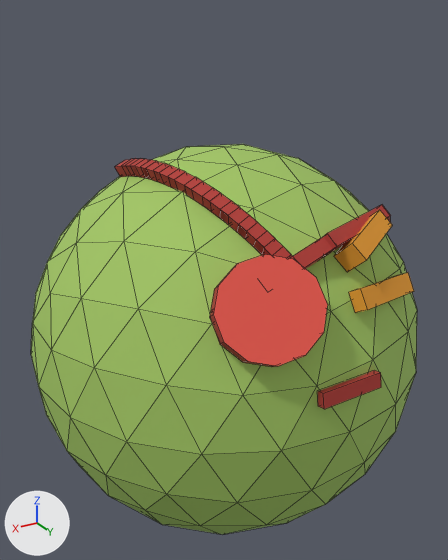
Two versions of the FBX model Assets/_Project/Art/City/Characters/CH_Mermo_T3_Blink.fbx, one commit apart.
Rendered twice from a 50 mm camera at (0.762, 1.268, 0.791) aimed at (-0.005, -0.009, 0.152). The axes (+X, +Y, +Z) are drawn at lower left. The lights are the same throughout. The picture after the commit comes second. Mesh edges are drawn as thin lines. Where no turn or scale is listed for an object, it has been applied to the vertices. Vertices at exactly the same position are counted once.

The older version as bpy lines, for what is in view:
```python
me_ch_mermo_t3_blink = bpy.data.meshes.new('CH_Mermo_T3_Blink')
me_ch_mermo_t3_blink.from_pydata(...)  # 354 vertices, 438 faces; spans x -0.511..0.5, y -0.5..0.502, z -0.5..0.5
me_ch_mermo_t3_blink.materials.append(mat_mat_citypalette)  # picture img_charpalette_png
ob_ch_mermo_t3_blink = bpy.data.objects.new('CH_Mermo_T3_Blink', me_ch_mermo_t3_blink)
ob_ch_mermo_t3_blink.location = (0.0, 0.0, 0.0)
```
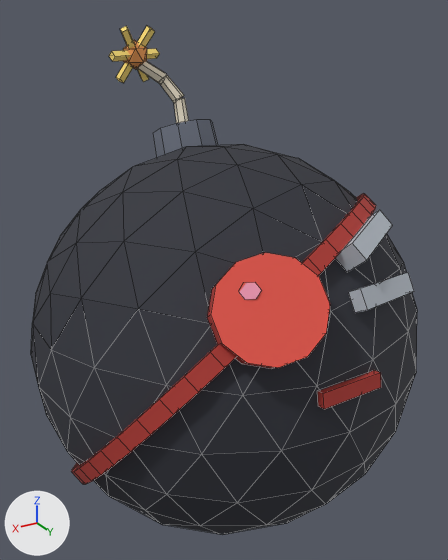
The edits, one by one:
me_ch_mermo_t3_blink is used by ob_ch_mermo_t3_blink; location (0.0, 0.0, 0.0).
me_ch_mermo_t3_blink had 354 vertices, 438 faces and spanned x -0.511..0.5, y -0.5..0.502, z -0.5..0.5.
me_ch_mermo_t3_blink now has 506 vertices, 569 faces and spans x -0.5..0.5, y -0.5..0.502, z -0.5..0.763.
me_ch_mermo_t3_blink part 1: a new loose piece, an icosphere of 20 faces spanning x 0.069..0.131, y -0.298..-0.238, z 0.66..0.73, in mat_mat_citypalette (picture img_charpalette_png).
me_ch_mermo_t3_blink part 2: the loose piece of 24 vertices spanning x 0.034..0.254, y 0.32..0.485, z 0.172..0.373 is rebuilt with 24 vertices and now spans x 0.029..0.259, y 0.317..0.489, z 0.168..0.377.
me_ch_mermo_t3_blink part 3: a new loose piece of 20 vertices spanning x -0.081..0.081, y -0.282..-0.097, z 0.404..0.545, in mat_mat_citypalette (picture img_charpalette_png).
me_ch_mermo_t3_blink part 4: 12 loose pieces with 96 vertices, spanning x -0.511..0.228, y -0.136..0.376, z 0.083..0.49, are deleted.
me_ch_mermo_t3_blink part 5: 4 vertices moved from x 0.056..0.109, y 0.355..0.402, z 0.324..0.376 to x -0.216..-0.188, y 0.246..0.285, z 0.351..0.399; 44 vertices removed from x -0.505..0.247, y -0.034..0.403, z 0.148..0.39; 200 vertices added at x -0.472..0.472, y -0.422..0.422, z -0.399..0.396.
me_ch_mermo_t3_blink part 6: 60 vertices added at x -0.015..0.175, y -0.304..-0.192, z 0.51..0.763.
me_ch_mermo_t3_blink part 7: 335 kept faces spanning x -0.5..0.5, y -0.5..0.502, z -0.5..0.5 get new texture (UV) coordinates.

Boxes (x1, y1, x2, y2) around the edits, measured in the pictures (448 x 560 px):
'CH_Mermo_T3_Blink', reshaped (30% taller)
    before: (31, 144, 417, 534)
    after: (31, 26, 417, 534)
part 1 of me_ch_mermo_t3_blink, added
    after: (123, 40, 147, 69)
part 2 of me_ch_mermo_t3_blink, rebuilt
    before: (210, 254, 328, 367)
    after: (207, 253, 330, 368)
part 3 of me_ch_mermo_t3_blink, added
    after: (154, 120, 218, 157)
part 4 of me_ch_mermo_t3_blink, deleted (red)
    before: (115, 158, 291, 258)
part 5 of me_ch_mermo_t3_blink, built on
    before: (212, 205, 391, 311)
    after: (72, 193, 376, 484)
part 6 of me_ch_mermo_t3_blink, added
    after: (109, 26, 189, 123)
part 7 of me_ch_mermo_t3_blink, surface changed (green to black)
    both: (31, 144, 417, 534)
